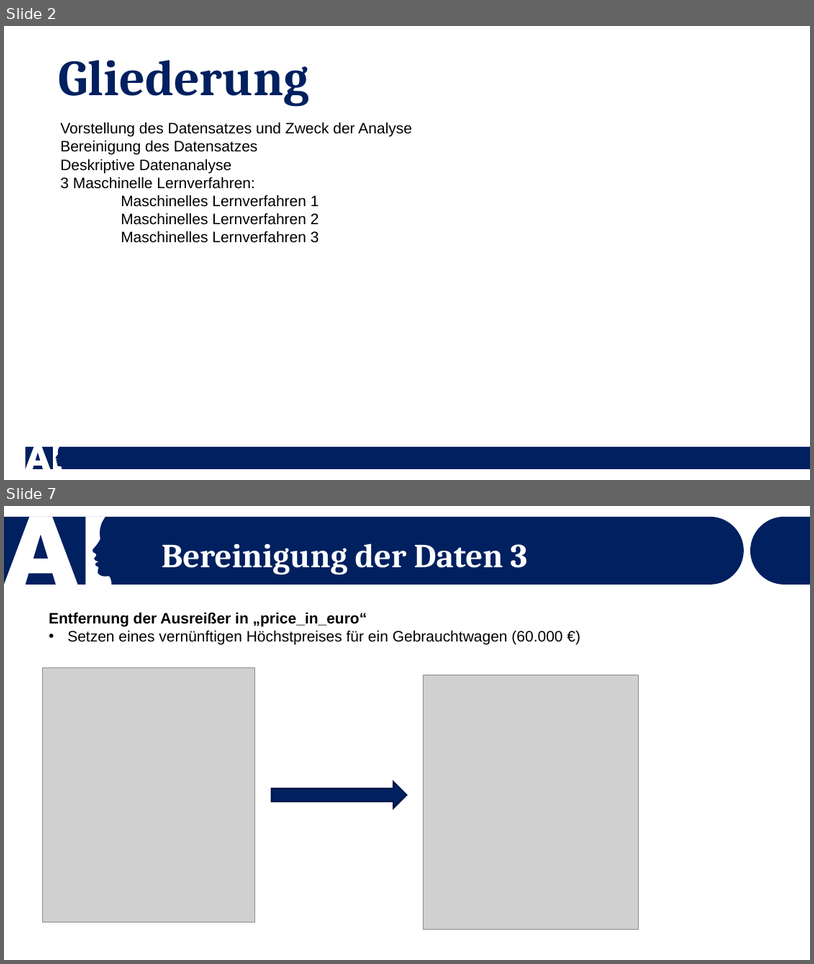
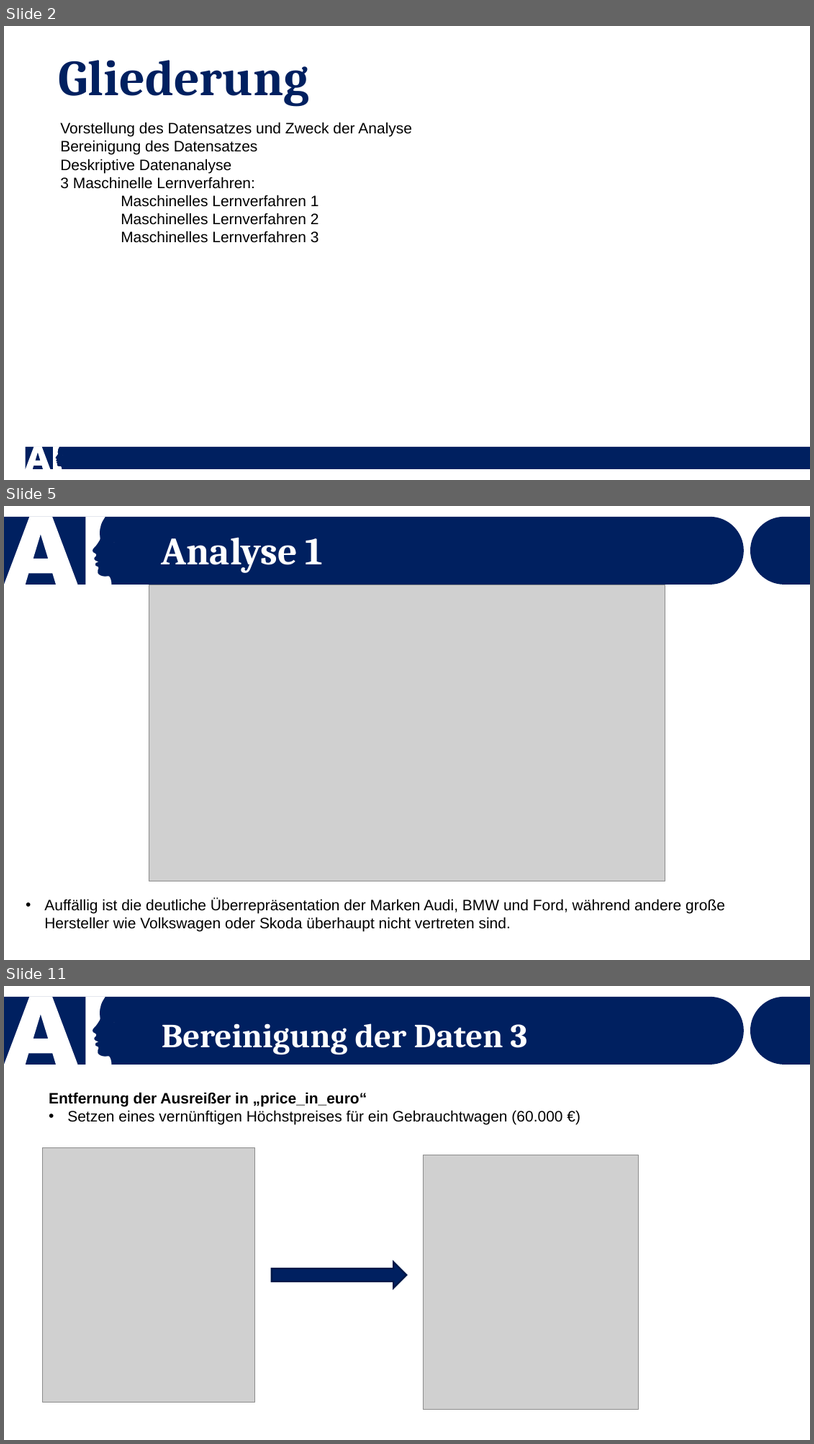
Before and after one commit to Dewin154/Projekt_Machine_Learning, a slide deck: Präsentation_Vorlage.pptx. Shown one above the other, each under a label of ours: slides 2 and 7 before the commit, slides 2, 5 and 11 after it; the slides between them are not shown. The pictures are 814x964 and 814x1444 pixels, drawn with LibreOffice and Linux fonts; fonts in the diff are those of the drawing; grey boxes stand for pictures. Boxes give left, top, right and bottom in pixels: in the first picture for what was removed or moved away, otherwise in the second. Text is boxed around its words. In the diff, an @@ line names an element or a change of style, - is before the commit and + after.

```diff
--- a/Präsentation_Vorlage.pptx
+++ b/Präsentation_Vorlage.pptx
@@ slide 5 added at box(4, 506, 810, 960), background #FFFFFF; not listed: 3 template elements that a slide beside it also shows @@
@@ text added at box(162, 537, 323, 573), 46 pt, text #FFFFFF, bold @@
+Analyse 1
@@ picture added at box(149, 584, 665, 881) @@
@@ text added at box(44, 898, 725, 932), 18 pt, text #000000 @@
+• Auffällig ist die deutliche Überrepräsentation der Marken Audi, BMW und Ford, während andere große Hersteller wie Volkswagen oder Skoda überhaupt nicht vertreten sind.
@@ what was slide 7 is now slide 11 @@
```
Also in this commit, not shown: 8 slides changed, 3 other slides added, 2 other files.
